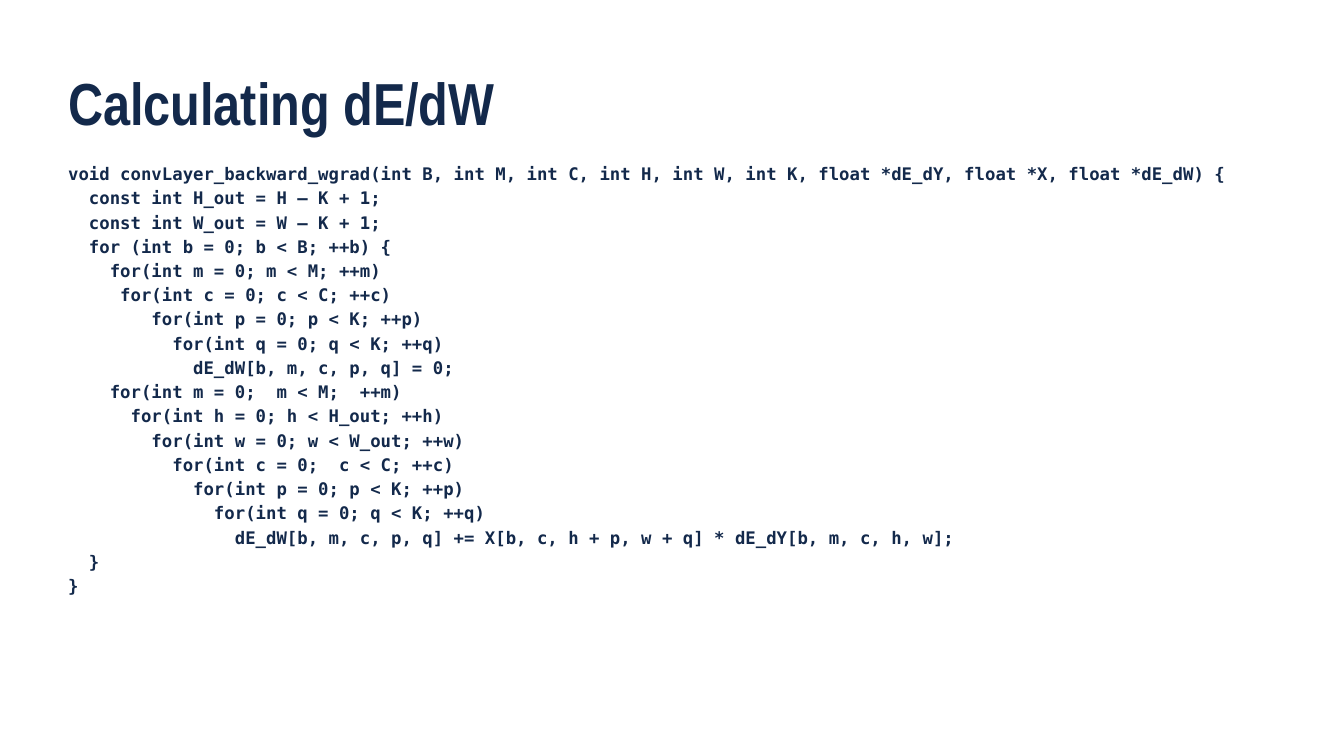
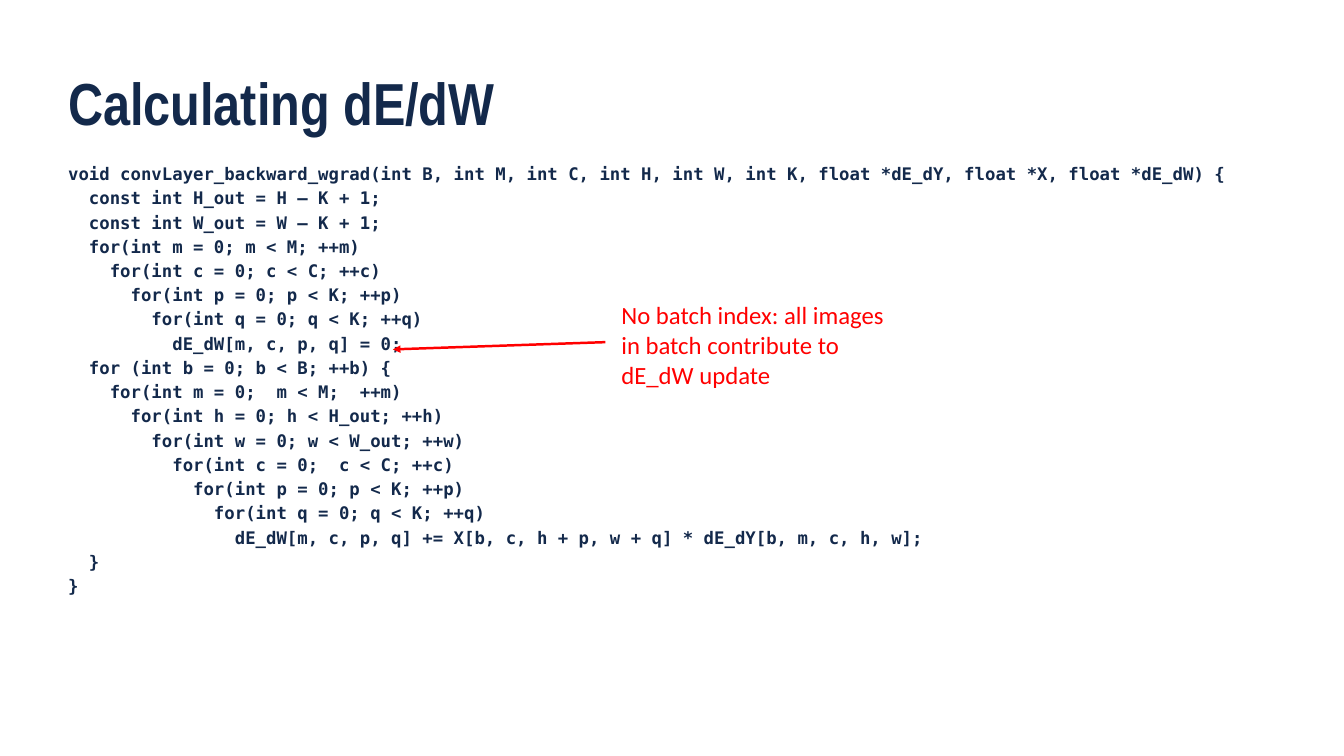
Before and after one commit to cwpearson/hugo-cwpearson, a slide deck: slide 21 of static/pptx/2017FA_ECE408_dl03_CNN01.pptx (slide 22 before the commit). Drawn at 1344x756 pixels with LibreOffice and Linux fonts; fonts in the diff are those of the drawing; background and template pictures are left out. Boxes give left, top, right and bottom in pixels: in the first picture for what was removed or moved away, otherwise in the second. Text is boxed around its words. In the diff, an @@ line names an element or a change of style, - is before the commit and + after.

```diff
--- a/static/pptx/2017FA_ECE408_dl03_CNN01.pptx
+++ b/static/pptx/2017FA_ECE408_dl03_CNN01.pptx
@@ text at [89, 239, 371, 257]: paragraph removed @@
-for (int b = 0; b < B; ++b) {
@@ text added at [621, 306, 884, 388], 20 pt, text #FF0000 @@
+No batch index: all images in batch contribute to dE_dW update
@@ text at [89, 337, 402, 378]: text changed @@
-dE_dW[b, m, c, p, q] = 0;
+dE_dW[m, c, p, q] = 0;
+for (int b = 0; b < B; ++b) {
@@ arrow added from (606, 342) to (393, 350), #FF0000 2 pt @@
@@ text at [235, 531, 922, 548]: text changed @@
-dE_dW[b, m, c, p, q] += X[b, c, h + p, w + q] * dE_dY[b, m, c, h, w];
+dE_dW[m, c, p, q] += X[b, c, h + p, w + q] * dE_dY[b, m, c, h, w];
```
Also in this commit, not shown: 7 other slides changed, 1 slide removed, 4 other files.
